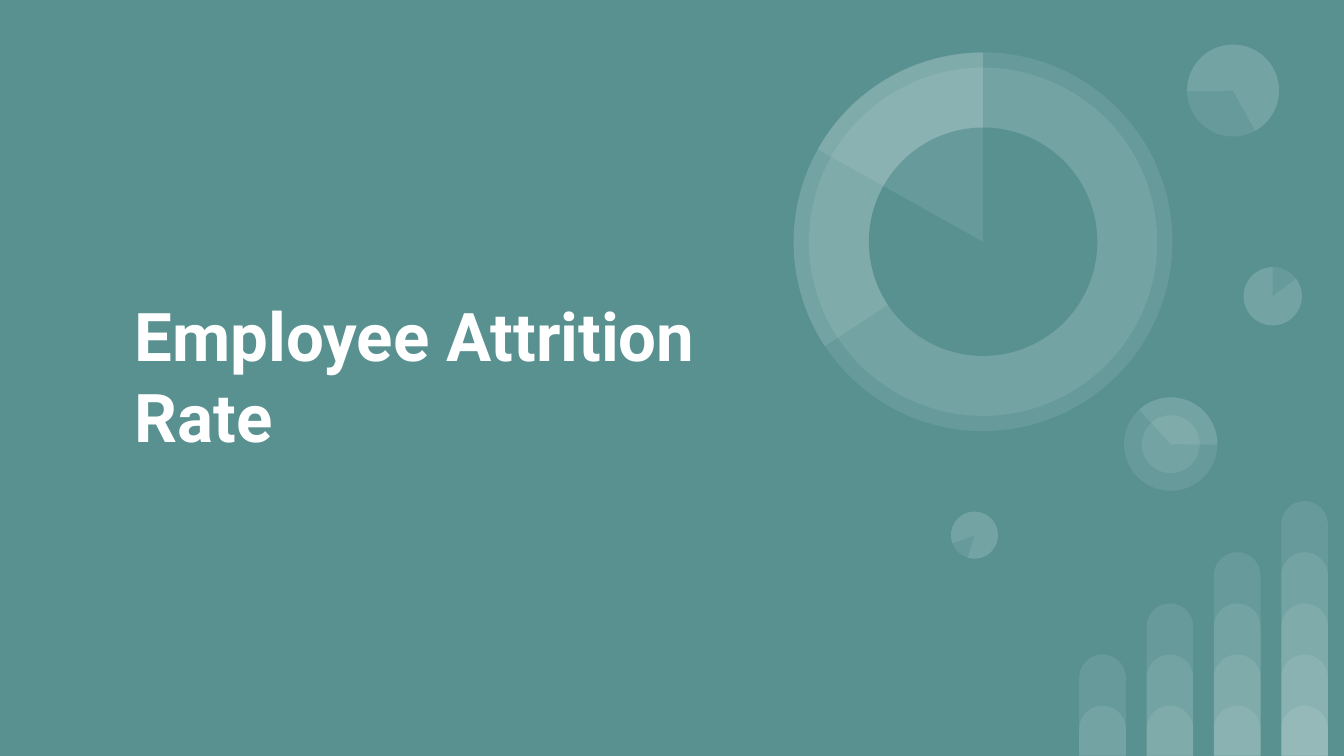
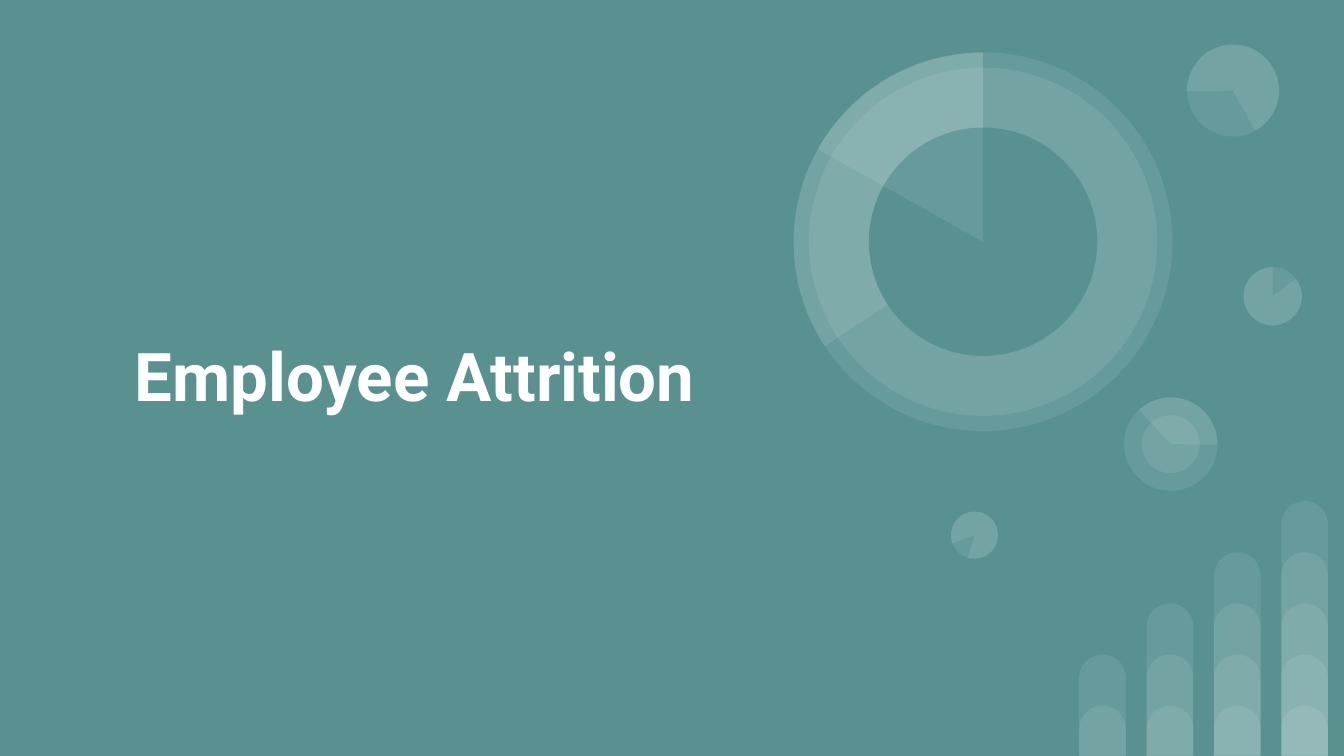
Before and after one commit to lykkelig/Group6_Final_Project, a slide deck: slide 2 of Presentation/Final Project Presentation.pptx (slide 1 before the commit). Drawn at 1344x756 pixels with LibreOffice and Linux fonts; fonts in the diff are those of the drawing. Boxes give left, top, right and bottom in pixels: in the first picture for what was removed or moved away, otherwise in the second. Text is boxed around its words. In the diff, an @@ line names an element or a change of style, - is before the commit and + after.

```diff
--- a/Presentation/Final Project Presentation.pptx
+++ b/Presentation/Final Project Presentation.pptx
@@ title at <box>135,350,694,416</box>: text changed @@
-Employee Attrition Rate
+Employee Attrition
```
Also in this commit, not shown: 7 other slides changed, 3 slides added, 3 slides removed, 2 other files.
